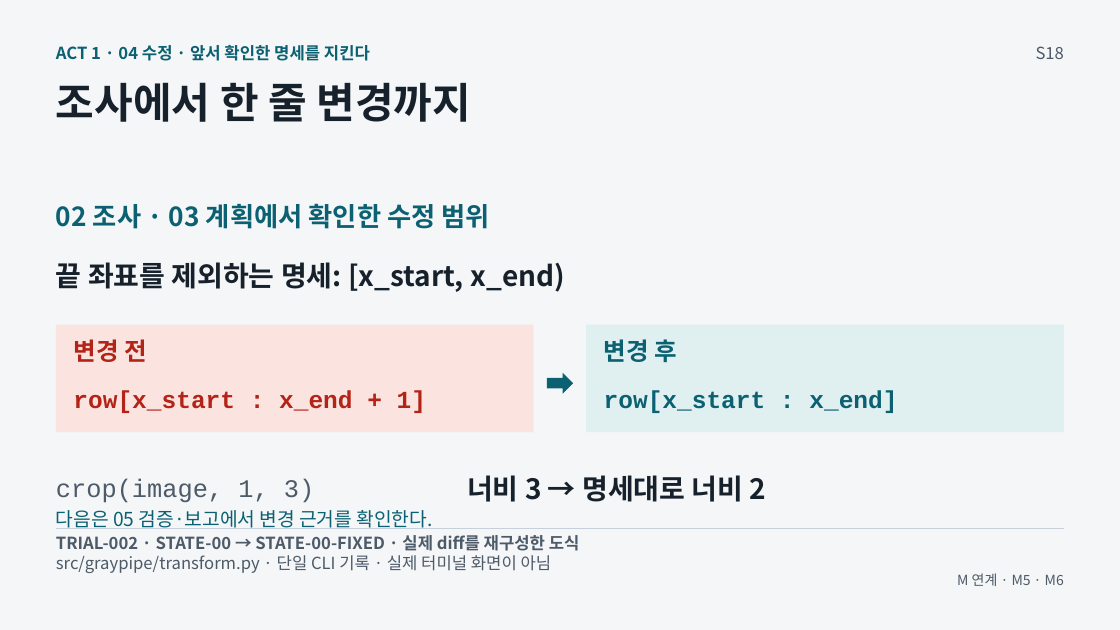
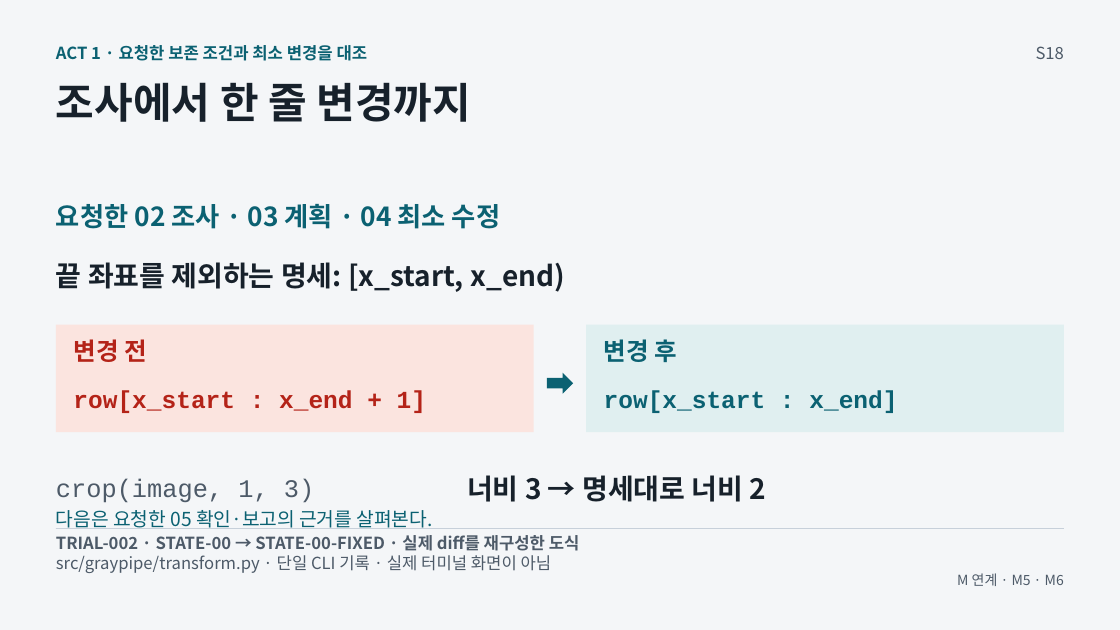
Before and after one commit to GideokKim/ai-dev-training, a slide deck: slide 8 of production/ACT_1.pptx. Drawn at 1120x630 pixels with LibreOffice and Linux fonts; fonts in the diff are those of the drawing. Boxes give left, top, right and bottom in pixels: in the first picture for what was removed or moved away, otherwise in the second. Text is boxed around its words. In the diff, an @@ line names an element or a change of style, - is before the commit and + after.

```diff
--- a/production/ACT_1.pptx
+++ b/production/ACT_1.pptx
@@ text at (56,45,368,61): text changed @@
-ACT 1 · 04 수정 · 앞서 확인한 명세를 지킨다
+ACT 1 · 요청한 보존 조건과 최소 변경을 대조
@@ text at (56,204,500,229): text changed @@
-02 조사 · 03 계획에서 확인한 수정 범위
+요청한 02 조사 · 03 계획 · 04 최소 수정
@@ text at (56,510,432,529): text changed @@
-다음은 05 검증·보고에서 변경 근거를 확인한다.
+다음은 요청한 05 확인·보고의 근거를 살펴본다.
```
Also in this commit, not shown: 12 other slides changed, 46 other files.
